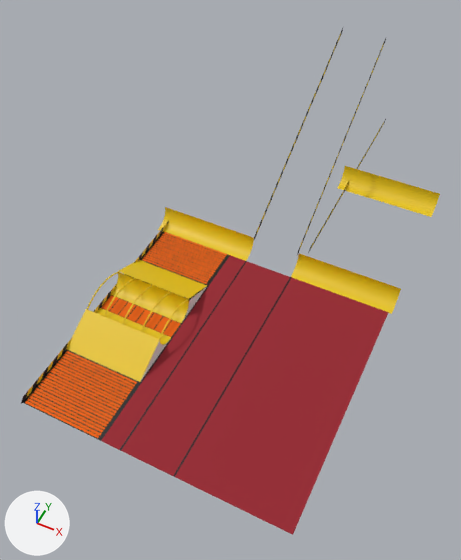
Two versions of the glTF model Assets/Skatepark/export.glb, one commit apart.
Before and after are seen from a 50 mm lens placed at (21.7, -27.2, 48.3), pointed at (3.4, 9.4, 2.5). Every picture has the same lights, and +X, +Y and +Z are marked at lower left. Vertices at the same position are counted once.
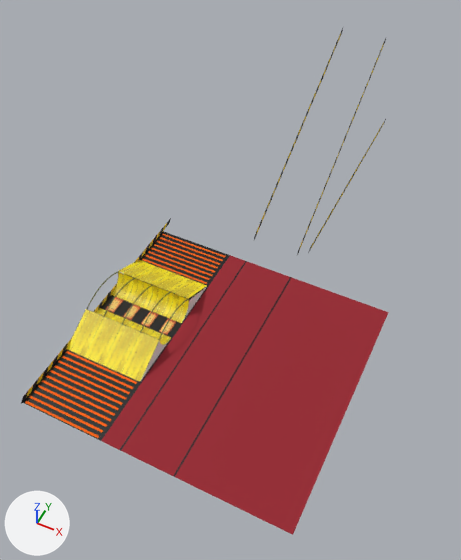
Pixel boxes [x1, y1, x2, y2] of what changed, in the pictures (461 x 560 px; the box of a moved part takes in the faces that stretch with it):
'Plane.002', reshaped (12% narrower)
    before: [21, 28, 440, 535]
    after: [21, 28, 389, 535]
part 1 of me_plane_003, moved or reshaped
    before: [110, 299, 127, 315]
    after: [105, 297, 123, 313]
part 2 of me_plane_003, moved or reshaped
    before: [127, 306, 145, 322]
    after: [123, 305, 141, 320]
part 3 of me_plane_003, moved or reshaped
    before: [136, 309, 154, 325]
    after: [141, 311, 159, 328]
part 4 of me_plane_003, moved or reshaped
    before: [154, 317, 171, 333]
    after: [159, 318, 176, 335]
part 5 of me_plane_003, deleted (yellow)
    before: [34, 166, 440, 427]
part 6 of me_plane_003, moved or reshaped
    before: [27, 251, 212, 436]
    after: [29, 272, 188, 433]
part 7 of me_plane_003, surface changed
    before: [90, 275, 188, 324]
    after: [90, 274, 177, 324]
part 8 of me_plane_003, recoloured
    both: [95, 260, 187, 345]

The change, as a list of edits to the scene's bpy script:
```text
Add img_light:
    img_light = load_image('light', '_unpacked/light', 512, 256, 'sRGB')
Add img_panel:
    img_panel = load_image('Panel', '_unpacked/Panel', 512, 512, 'sRGB')
Add mat_material:
    mat_material = principled_material('Material')
    mat_material.texture = img_light
Add mat_material_007:
    mat_material_007 = principled_material('Material.007')
    mat_material_007.base_color = (0.147, 0.16, 0.0554)  # dark yellow #6b6f43
    mat_material_007.roughness = 1.0
Add mat_material_006:
    mat_material_006 = principled_material('Material.006')
    mat_material_006.texture = img_panel
Change me_plane_003:
    used by ob_plane_002; location = (-3.39, 2.59, 0.01)
    remove me_plane_003.from_pydata(...)  # 1132 vertices, 1442 faces; spans x -4.6..21.6, y -12.1..39.7, z -0.2..14.9
    add me_plane_003.from_pydata(...)  # 995 vertices, 1356 faces; spans x -4.1..21.3, y -12.1..39.7, z -0.2..14.9
    me_plane_003 part 1: the loose piece of 4 vertices spanning x -2.9..-2.0, y -0.1..1.7, z 0.0 is moved by (-0.5, 0.0, 0.0), in mat_material (picture img_light)
    me_plane_003 part 2: the loose piece of 4 vertices spanning x -0.9..0.0, y -0.1..1.7, z 0.0 is moved by (-0.5, 0.0, 0.0), in mat_material (picture img_light)
    me_plane_003 part 3: the loose piece of 4 vertices spanning x 0.1..1.0, y -0.1..1.7, z 0.0 is moved by (0.5, 0.0, 0.0), in mat_material (picture img_light)
    me_plane_003 part 4: the loose piece of 4 vertices spanning x 2.1..3.0, y -0.1..1.7, z 0.0 is moved by (0.5, 0.0, 0.0), in mat_material (picture img_light)
    me_plane_003 part 5: 18 loose pieces with 108 vertices, spanning x -4.6..21.6, y -10.7..26.6, z 0.0..3.9, are deleted
    me_plane_003 part 6: 43 vertices moved within x -4.0..3.9, y -11.3..3.4, z 0.0..2.5; 196 vertices removed from x -4.0..4.0, y -11.6..8.4, z 0.0..2.6; 167 vertices added at x -4.0..4.0, y -1.9..3.4, z 1.8..2.6
    me_plane_003 part 7: 140 kept faces spanning x -4.1..4.0, y -1.9..7.1, z 0.0..2.6 get new texture (UV) coordinates
    me_plane_003 part 8: 21 faces spanning x -4.1..4.0, y -1.9..7.1, z 0.0..1.9 switch from mat_material_004 (yellow #e7c400) to mat_material_006 (picture img_panel)
    me_plane_003 part 9: the surface is now shaded smooth
    add me_plane_003.materials.append(mat_material_007)  # dark yellow #6b6f43
    add me_plane_003.materials.append(mat_material)  # picture img_light
```
